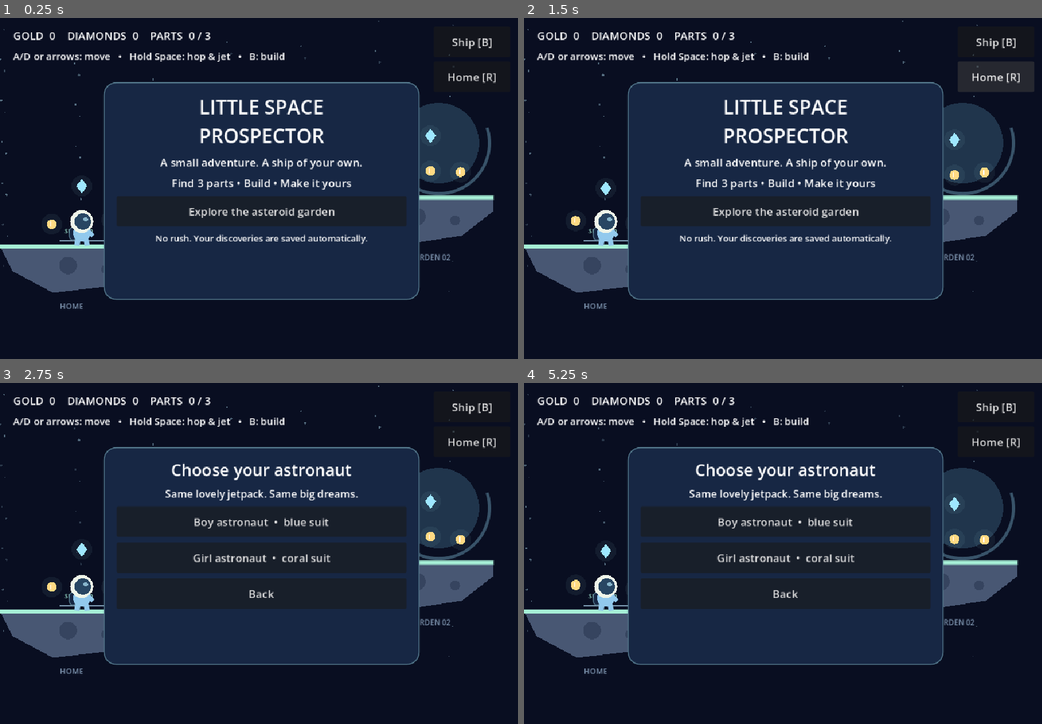
Above: before the commit, frames 1-4 (two rows, left to right).
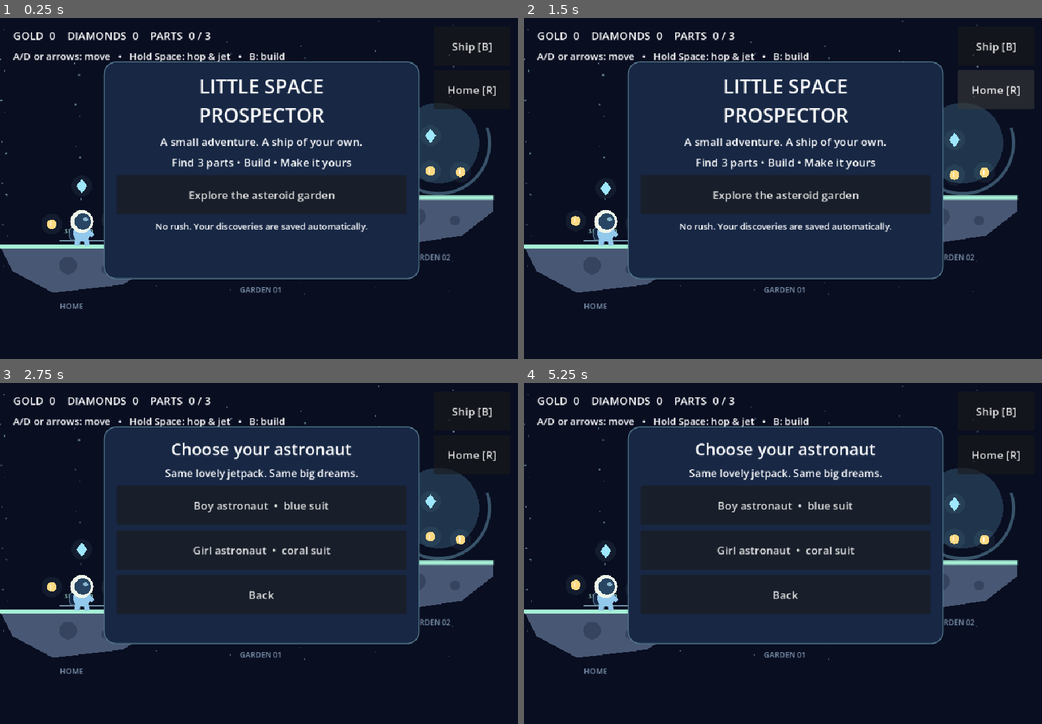
Above: after the commit, the same moments.

Repository: livonianerd/little-space-prospector
Game: Godot game, scene res://main.tscn
Two runs of this game, one before a commit and one after it. Both use one fixed random seed, a clock stepped at 60 frames per second and the inputs below.
Inputs (mouse positions are in pixels of both pictures, inside the frame that each line leads up to):
- Up to frame 1 (0.25 s): no input
- Up to frame 2 (1.5 s): click "Ship [B]" at 0.5 s; click "Home [R]" at 1.25 s
- Up to frame 3 (2.75 s): click "Explore the asteroid garden" at 2 s
- Up to frame 4 (5.25 s): click "Back" at 2.75 s; tap Enter at 3.5 s; move the mouse to (902, 539) at 3.52 s; hold D 3.53-4.25 s; tap B at 3.6 s; click (902, 539) at 3.67 s; tap Space at 3.77, 5 s; drag from (679, 573) to (757, 625) at 4.27 s; move the mouse to (839, 481) at 5.02 s; hold D from 5.03 s (still down); tap R at 5.1 s; click (839, 481) at 5.17 s

The runs differ from the first frame. In frame 1, 17% of the frame differs, in the area x 20-96%, y 5-83%; in frame 2, 18%, in the area x 20-99%, y 5-83%; in frame 3, 17%; in frame 4, 17%.

Commit message:
Verify browser play and persistence; fix mobile export and touch controls

Diff:
--- a/project.godot
+++ b/project.godot
@@ -13,9 +13,10 @@
 window/handheld/orientation=0
 
 [rendering]
+textures/vram_compression/import_etc2_astc=true
 renderer/rendering_method="gl_compatibility"
 renderer/rendering_method.mobile="gl_compatibility"
 environment/defaults/default_clear_color=Color(0.035, 0.055, 0.13, 1)
 
 [input_devices]
-pointing/emulate_mouse_from_touch=false
+pointing/emulate_mouse_from_touch=true
--- a/scripts/game.gd
+++ b/scripts/game.gd
@@ -29,6 +29,7 @@
 var islands: Array[Vector3] = [Vector3(150, 420, 150), Vector3(480, 390, 105), Vector3(790, 330, 115), Vector3(1100, 420, 120), Vector3(1410, 350, 110), Vector3(1740, 400, 140), Vector3(2040, 320, 100)]
 var loot: Array[Dictionary] = []
 var save_enabled := true
+var save_path := SAVE
 
 func _ready() -> void:
 	if "--smoke-test" in OS.get_cmdline_user_args():
@@ -62,7 +63,7 @@
 func button(text_value: String, action: Callable, parent: Node) -> Button:
 	var b := Button.new()
 	b.text = text_value
-	b.custom_minimum_size = Vector2(0, 56)
+	b.custom_minimum_size = Vector2(0, 72)
 	b.add_theme_font_size_override("font_size", 20)
 	b.pressed.connect(action)
 	parent.add_child(b)
@@ -91,11 +92,11 @@
 	ship_button.position = Vector2(796, 16)
 	ship_button.size.x = 140
 	var home_button := button("Home [R]", return_home, ui)
-	home_button.position = Vector2(796, 80)
+	home_button.position = Vector2(796, 96)
 	home_button.size.x = 140
 	# Drawn pads use independent touch indices for simultaneous steering + lift.
 	modal = PanelContainer.new()
-	modal.position = Vector2(190, 118)
+	modal.position = Vector2(190, 80)
 	modal.size = Vector2(580, 400)
 	modal.add_theme_stylebox_override("panel", panel_style())
 	ui.add_child(modal)
@@ -134,7 +135,7 @@
 	modal.hide()
 	reset_input()
 	save_progress()
-	announce("Hold JET to float. Steer to the glowing parts →")
+	announce("Hold JET to float. Steer to the glowing parts to the right.")
 
 func reset_input() -> void:
 	held = {"left": false, "right": false, "jet": false}
@@ -147,14 +148,14 @@
 	reset_input()
 	var box := clear_modal()
 	label("YOUR LITTLE SHIP   %d / 3" % installed, 28, box)
-	label("Hull → cabin → engines" if installed < 3 else "Ready for stargazing! Keep decorating.", 19, box)
+	label("Hull > cabin > engines" if installed < 3 else "Ready for stargazing! Keep decorating.", 19, box)
 	var install_button := button("Install next part (%d in backpack)" % (parts.size() - installed), install_part, box)
 	install_button.disabled = parts.size() <= installed or installed == 3
 	for item in [["Golden fins", 6, 0], ["Crystal window", 0, 3], ["Garden lights", 8, 2]]:
 		var name_value: String = item[0]
 		var cost_g: int = item[1]
 		var cost_d: int = item[2]
-		var buy := button(("✓ " + name_value) if name_value in upgrades else "%s  •  %d gold + %d diamonds" % [name_value, cost_g, cost_d], func(): buy_upgrade(name_value, cost_g, cost_d), box)
+		var buy := button(("Owned: " + name_value) if name_value in upgrades else "%s  •  %d gold + %d diamonds" % [name_value, cost_g, cost_d], func(): buy_upgrade(name_value, cost_g, cost_d), box)
 		buy.disabled = name_value in upgrades or gold < cost_g or diamonds < cost_d
 	button("Back to exploring", func(): mode = "play"; modal.hide(), box)
 
@@ -162,7 +163,7 @@
 	if installed < mini(3, parts.size()):
 		installed += 1
 		save_progress()
-		announce("Your little spaceship is complete! ✨" if installed == 3 else "Ship part installed. Looking good!")
+		announce("Your little spaceship is complete!" if installed == 3 else "Ship part installed. Looking good!")
 		show_workshop()
 
 func buy_upgrade(item: String, cost_g: int, cost_d: int) -> void:
@@ -211,7 +212,7 @@
 			touch_ids.erase(event.index)
 	if event is InputEventScreenDrag and touch_ids.has(event.index):
 		touch_ids[event.index] = pad_at(event.position)
-	if event is InputEventMouseButton and event.button_index == MOUSE_BUTTON_LEFT:
+	if event is InputEventMouseButton and event.button_index == MOUSE_BUTTON_LEFT and event.device != -1:
 		reset_mouse()
 		var pad := pad_at(event.position)
 		if event.pressed and pad != "": held[pad] = true
@@ -279,13 +280,13 @@
 
 func save_progress() -> void:
 	if not save_enabled: return
-	var file := FileAccess.open(SAVE, FileAccess.WRITE)
+	var file := FileAccess.open(save_path, FileAccess.WRITE)
 	if file:
 		file.store_string(JSON.stringify({"version": 1, "astronaut": astronaut, "gold": gold, "diamonds": diamonds, "parts": parts, "installed": installed, "upgrades": upgrades, "collected": collected}))
 
 func load_progress() -> void:
-	if not save_enabled or not FileAccess.file_exists(SAVE): return
-	var data = JSON.parse_string(FileAccess.get_file_as_string(SAVE))
+	if not save_enabled or not FileAccess.file_exists(save_path): return
+	var data = JSON.parse_string(FileAccess.get_file_as_string(save_path))
 	if not data is Dictionary: return
 	astronaut = "girl" if data.get("astronaut") == "girl" else "boy"
 	gold = maxi(0, int(data.get("gold", 0)))
@@ -335,7 +336,7 @@
 	draw_ship(Vector2(150-camera_x, 385), 0.7)
 	draw_astronaut(pos-Vector2(camera_x,0))
 	if mode == "play":
-		for data in [[Rect2(18, 532, 96, 88), "←", "left"], [Rect2(132, 532, 96, 88), "→", "right"], [Rect2(802, 532, 140, 88), "JET ↑", "jet"]]:
+		for data in [[Rect2(18, 532, 96, 88), "<", "left"], [Rect2(132, 532, 96, 88), ">", "right"], [Rect2(802, 532, 140, 88), "JET", "jet"]]:
 			draw_style_box(panel_style(), data[0])
 			text_at(data[0].position + Vector2(23, 55), data[1], 27, GOLD if pressed(data[2]) else MINT)
 		text_at(Vector2(284, 592), "A quiet corner of the universe", 18, Color("8198b3"))
--- a/tests/smoke.gd
+++ b/tests/smoke.gd
@@ -39,5 +39,19 @@
 	game.mode = "play"
 	game.return_home()
 	check(game.parts.size() == 3 and game.collected.size() == 3, "Regrowth preserves unique parts")
+	game.save_path = "user://smoke-save.json"
+	game.save_enabled = true
+	game.save_progress()
+	var restored = load("res://main.tscn").instantiate()
+	root.add_child(restored)
+	restored.save_path = game.save_path
+	restored.save_enabled = true
+	restored.load_progress()
+	check(restored.installed == 3 and restored.parts.size() == 3, "Ship save round trip")
+	check(restored.gold == 14 and restored.upgrades == ["Golden fins"], "Inventory save round trip")
+	check(restored.astronaut == "girl", "Character save round trip")
+	DirAccess.remove_absolute(ProjectSettings.globalize_path(game.save_path))
+	game.save_enabled = false
+	restored.save_enabled = false
 	print("SMOKE: %d failures" % failures)
 	quit(1 if failures else 0)
Not shown, added: tests/capture.gd.uid
Not shown, changed: TESTING.md
Not shown, added: tools/browser-check.cjs
